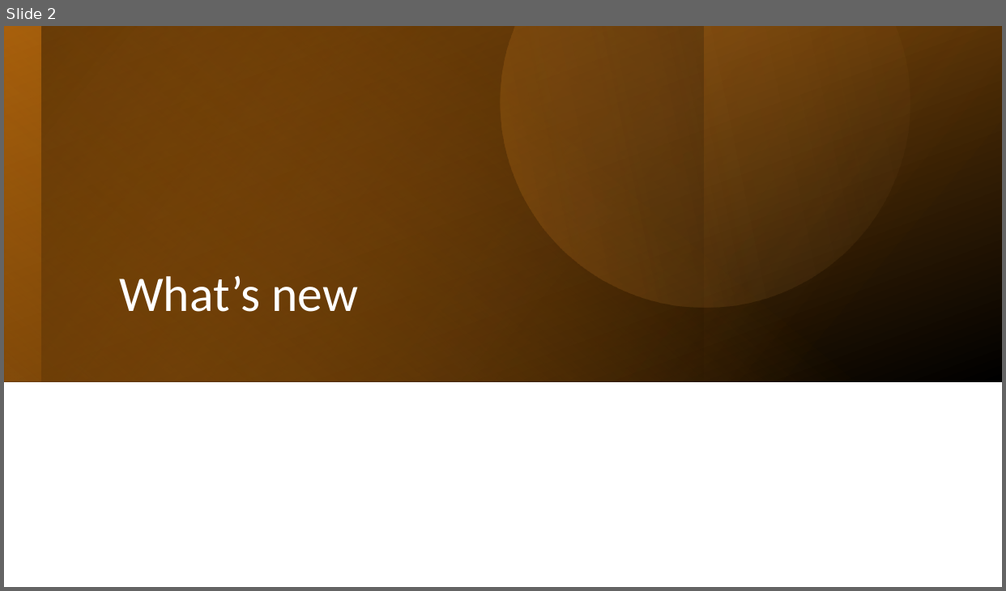
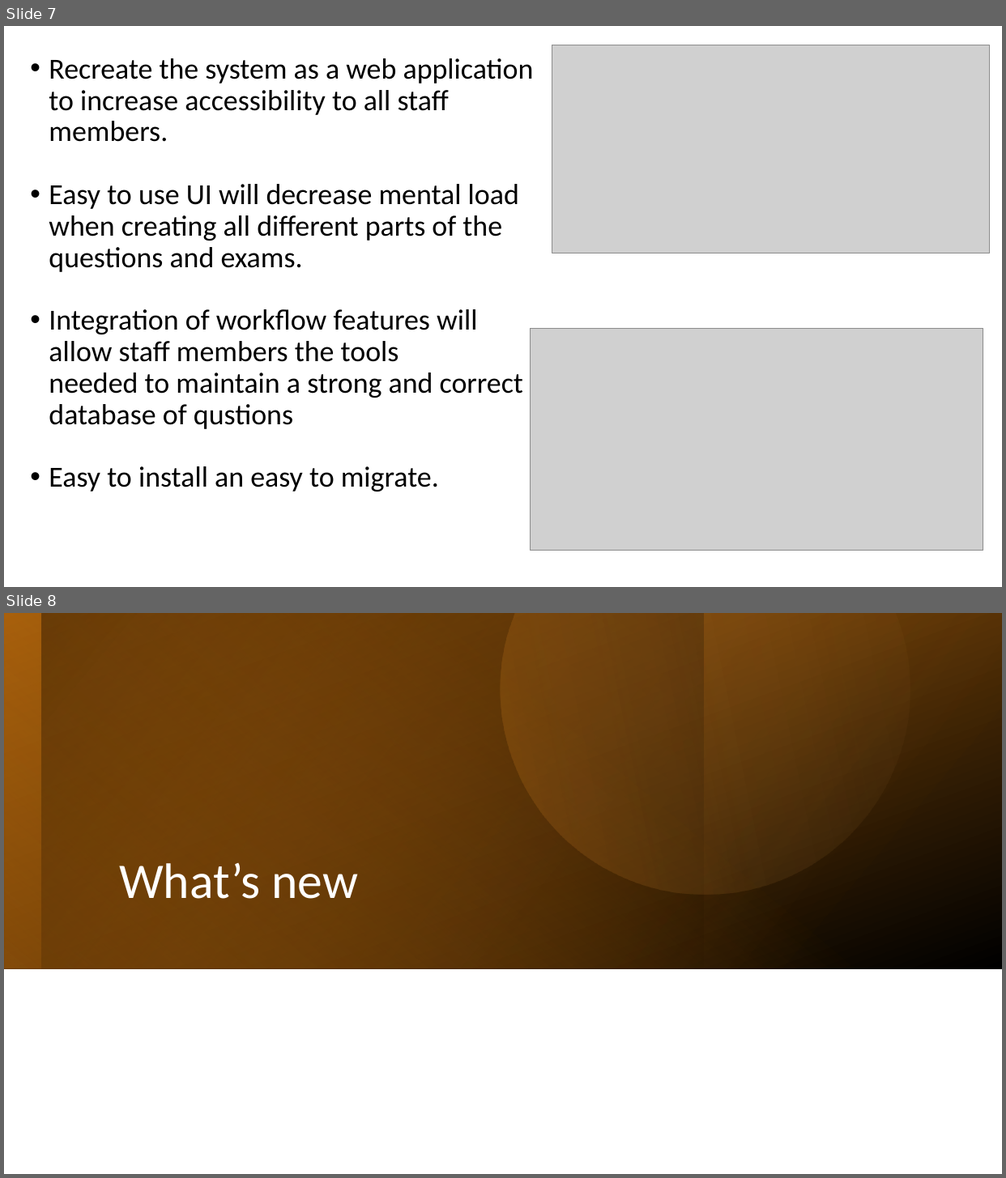
Before and after one commit to RoiTief/Exam-Management-System, a slide deck: docs/slide_07_05_24.pptx. Shown one above the other, each under a label of ours: slide 2 before the commit, slides 7 and 8 after it. The pictures are 1006x591 and 1006x1178 pixels, drawn with LibreOffice and Linux fonts; fonts in the diff are those of the drawing; grey boxes stand for pictures. Boxes give left, top, right and bottom in pixels: in the first picture for what was removed or moved away, otherwise in the second. Text is boxed around its words. In the diff, an @@ line names an element or a change of style, - is before the commit and + after.

```diff
--- a/docs/slide_07_05_24.pptx
+++ b/docs/slide_07_05_24.pptx
@@ slide 7 added at [4,26,1002,587], background #FFFFFF @@
@@ picture added at [552,45,989,253] @@
@@ text added at [49,58,534,492], 28 pt, text #000000 @@
+• Recreate the system as a web application
+  to increase accessibility to all staff
+  members.
+• Easy to use UI will decrease mental load
+  when creating all different parts of the
+  questions and exams.
+• Integration of workflow features will
+  allow staff members the tools
+  needed to maintain a strong and correct
+  database of qustions
+• Easy to install an easy to migrate.
@@ picture added at [530,328,983,551] @@
@@ what was slide 2 is now slide 8 @@
```
Also in this commit, not shown: 3 slides changed, 6 other slides added, 5 slides removed.
